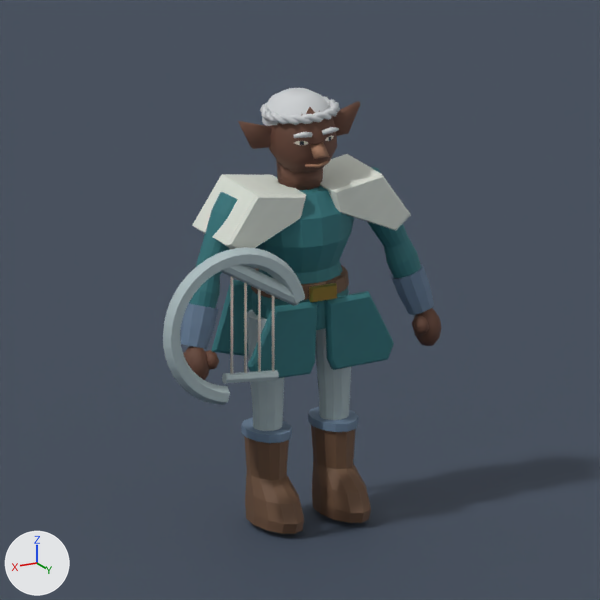
The Blender file art-source/heroes/wc_u_elf_priest/wc_u_elf_priest.blend: old version first, new version second.
Before and after are seen from the file's camera 'WC_Portrait'. The lights are fixed; the arrows at lower left show +X, +Y and +Z. The older version comes first.

Objects in the first picture: 'PRESENTATION_Ground', 'SK_wc_u_elf_priest'.
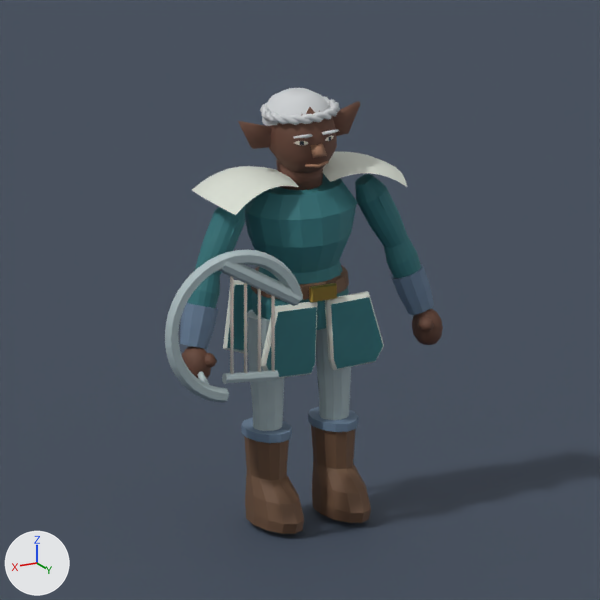
The change, as JSON lines over the scene's bpy script:
```json
{"block": "me_wc_tailoredgeometry", "where": "# used by ob_sk_wc_u_elf_priest; location = (0.0, 0.0, 0.0)"}
{"op": "remove", "block": "me_wc_tailoredgeometry", "code": "me_wc_tailoredgeometry.from_pydata(...)  # 2402 vertices, 2102 faces; spans x -0.6..0.78, y -0.2..0.29, z 0.02..1.86"}
{"op": "add", "block": "me_wc_tailoredgeometry", "code": "me_wc_tailoredgeometry.from_pydata(...)  # 2630 vertices, 2326 faces; spans x -0.6..0.78, y -0.2..0.29, z 0.02..1.86"}
{"block": "me_wc_tailoredgeometry", "change": "me_wc_tailoredgeometry part 1: the loose piece of 16 vertices spanning x 0.25..0.5, y 0.24..0.28, z 0.7..0.77 is copied, and the copy is multiplied about its middle by the matrix ((0.11, 0.682, 0.01), (0.659, -0.103, -0.181), (-0.177, 0.038, -0.667)), then moved by (0.19, -0.08, 0.01); it spans x 0.53..0.59, y 0.1..0.26, z 0.7..0.79"}
{"block": "me_wc_tailoredgeometry", "change": "me_wc_tailoredgeometry part 2: a new loose piece of 126 vertices spanning x -0.45..-0.08, y -0.2..0.19, z 1.43..1.54, in mat_m_wc_u_elf_priest"}
{"block": "me_wc_tailoredgeometry", "change": "me_wc_tailoredgeometry part 3: a new loose piece of 126 vertices spanning x 0.08..0.45, y -0.2..0.19, z 1.43..1.54, in mat_m_wc_u_elf_priest"}
{"block": "me_wc_tailoredgeometry", "change": "me_wc_tailoredgeometry part 4: 494 vertices moved from x -0.59..0.78, y -0.08..0.29, z 0.64..1.74 to x -0.59..0.78, y -0.07..0.29, z 0.64..1.72; 44 vertices removed from x -0.43..0.43, y -0.15..0.26, z 0.73..1.5; 4 vertices added at x 0.27..0.4, y 0.25, z 0.73..1.21"}
{"block": "me_wc_tailoredgeometry", "change": "me_wc_tailoredgeometry part 5: 4 vertices moved from x 0.32..0.33, y -0.18..-0.15, z 0.72..0.73 to x 0.26..0.27, y -0.19..-0.16, z 0.72..0.73"}
{"block": "me_wc_tailoredgeometry", "change": "me_wc_tailoredgeometry part 6: 58 kept faces spanning x -0.29..0.29, y -0.19..0.22, z 0.64..1.02 get new texture (UV) coordinates"}
{"block": "me_wc_tailoredgeometry", "change": "other edits to the shape of me_wc_tailoredgeometry do not show in these pictures"}
```

What differs and where, as boxes [x1, y1, x2, y2] in the pictures (600 x 600 px; the box of a moved part takes in the faces that stretch with it):
```json
{"object": "SK_wc_u_elf_priest", "change": "reshaped", "before": [163, 88, 442, 534], "after": [165, 88, 443, 534]}
{"part": 1, "of": "me_wc_tailoredgeometry", "change": "added", "after": [197, 372, 209, 384], "on screen": "mostly hidden"}
{"part": 2, "of": "me_wc_tailoredgeometry", "change": "added", "after": [322, 152, 407, 187]}
{"part": 3, "of": "me_wc_tailoredgeometry", "change": "added", "after": [192, 166, 298, 215]}
{"part": 4, "of": "me_wc_tailoredgeometry", "change": "moved or reshaped", "before": [163, 127, 442, 405], "after": [165, 129, 443, 403]}
{"part": 5, "of": "me_wc_tailoredgeometry", "change": "moved or reshaped", "before": [211, 283, 253, 356], "after": [223, 284, 253, 354]}
{"part": 6, "of": "me_wc_tailoredgeometry", "change": "surface changed", "before": [211, 280, 394, 378], "after": [223, 280, 384, 378]}
```
